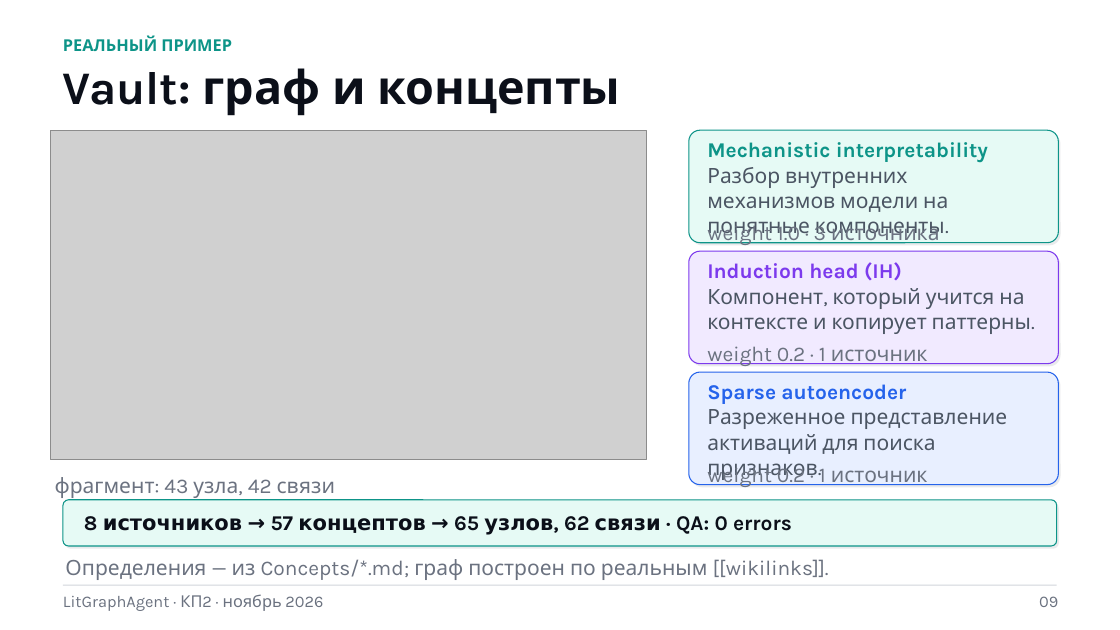
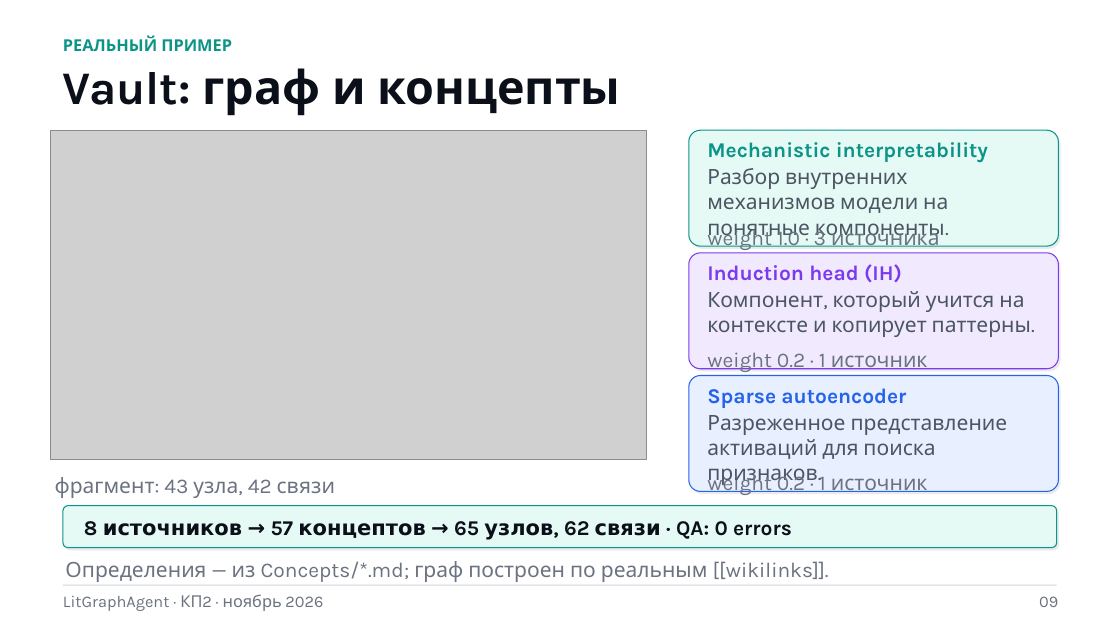
Before and after one commit to Icold21/lit-graph-agent, a slide deck: slide 9 of docs/kp2/kp2_presentation_kp1_style.pptx. Drawn at 1120x630 pixels with LibreOffice and Linux fonts; fonts in the diff are those of the drawing; grey boxes stand for pictures; background and template pictures are left out. Boxes give left, top, right and bottom in pixels: in the first picture for what was removed or moved away, otherwise in the second. Text is boxed around its words. In the diff, an @@ line names an element or a change of style, - is before the commit and + after.

```diff
--- a/docs/kp2/kp2_presentation_kp1_style.pptx
+++ b/docs/kp2/kp2_presentation_kp1_style.pptx
@@ rounded rectangle: place and size @@
-rounded rectangle at [691,133,1060,245]
+rounded rectangle at [691,133,1060,249]
@@ rounded rectangle: place and size @@
-rounded rectangle at [689,251,1059,364]
+rounded rectangle at [689,253,1059,369]
@@ rounded rectangle: place and size @@
-rounded rectangle at [691,254,1060,366]
+rounded rectangle at [691,255,1060,371]
@@ 5 texts, 1 rounded rectangle: place and size @@
-5 texts, 1 rounded rectangle at [84,221,1059,535]
+5 texts, 1 rounded rectangle at [84,225,1059,540]
@@ rounded rectangle: place and size @@
-rounded rectangle at [691,375,1060,487]
+rounded rectangle at [691,378,1060,494]
@@ text "weight 0.2 · 1 источник": place and size @@
-text "weight 0.2 · 1 источник" at [707,463,928,487]
+text "weight 0.2 · 1 источник" at [707,471,928,495]
@@ rounded rectangle: place and size @@
-rounded rectangle at [63,500,1057,546]
+rounded rectangle at [63,506,1057,548]
@@ rounded rectangle: place and size @@
-rounded rectangle at [66,502,1060,549]
+rounded rectangle at [66,508,1060,550]
```
Also in this commit, not shown: 1 other file.
